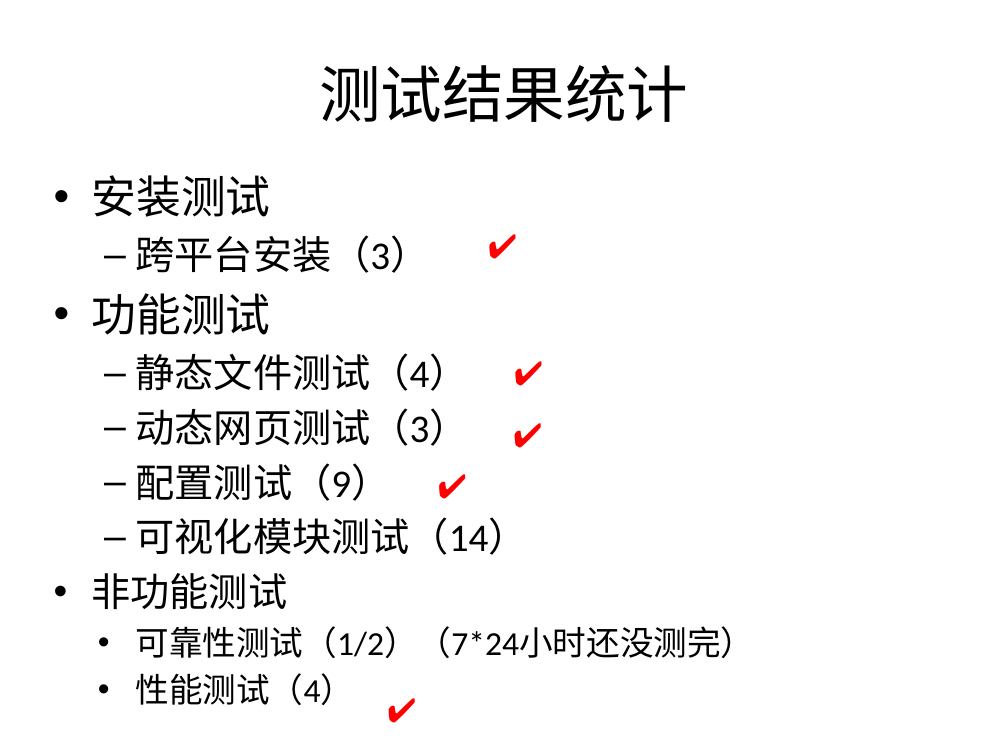
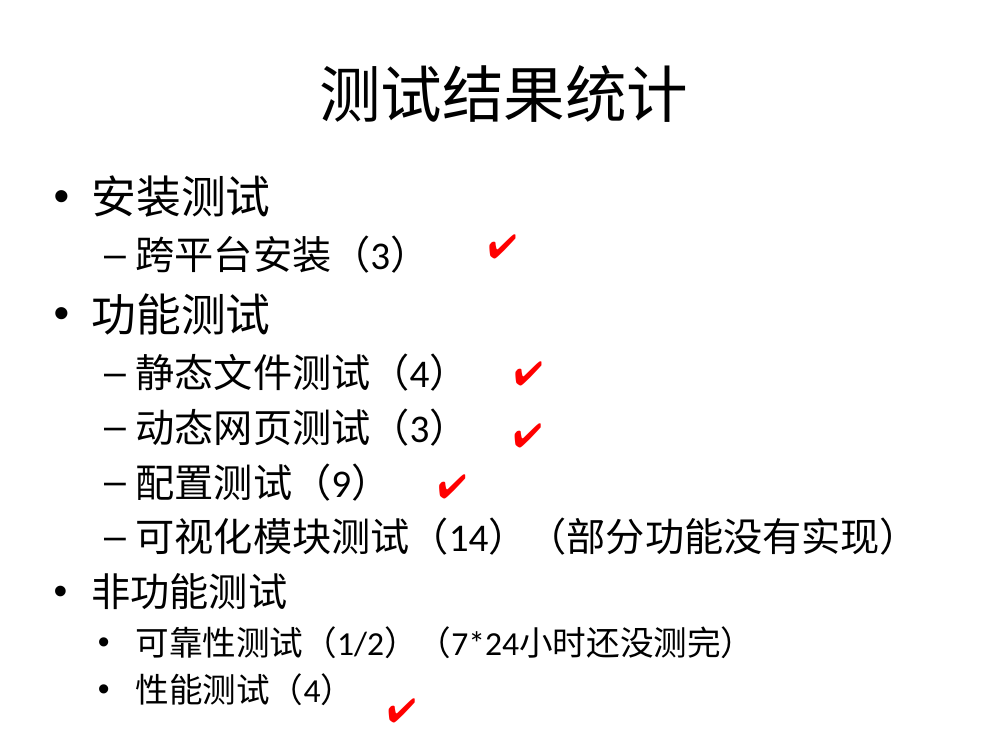
Before and after one commit to bhsei/16TeamC, a slide deck: slide 4 of 2.项目PPT/第十三周进度.pptx. Drawn at 1008x756 pixels with LibreOffice and Linux fonts; fonts in the diff are those of the drawing. Boxes give left, top, right and bottom in pixels: in the first picture for what was removed or moved away, otherwise in the second. Text is boxed around its words. In the diff, an @@ line names an element or a change of style, - is before the commit and + after.

```diff
--- a/2.项目PPT/第十三周进度.pptx
+++ b/2.项目PPT/第十三周进度.pptx
@@ text at (136, 517, 919, 555): text changed @@
-  – 可视化模块测试（14）
+  – 可视化模块测试（14）（部分功能没有实现）
```
Also in this commit, not shown: 1 other slide changed, 2 other files.
